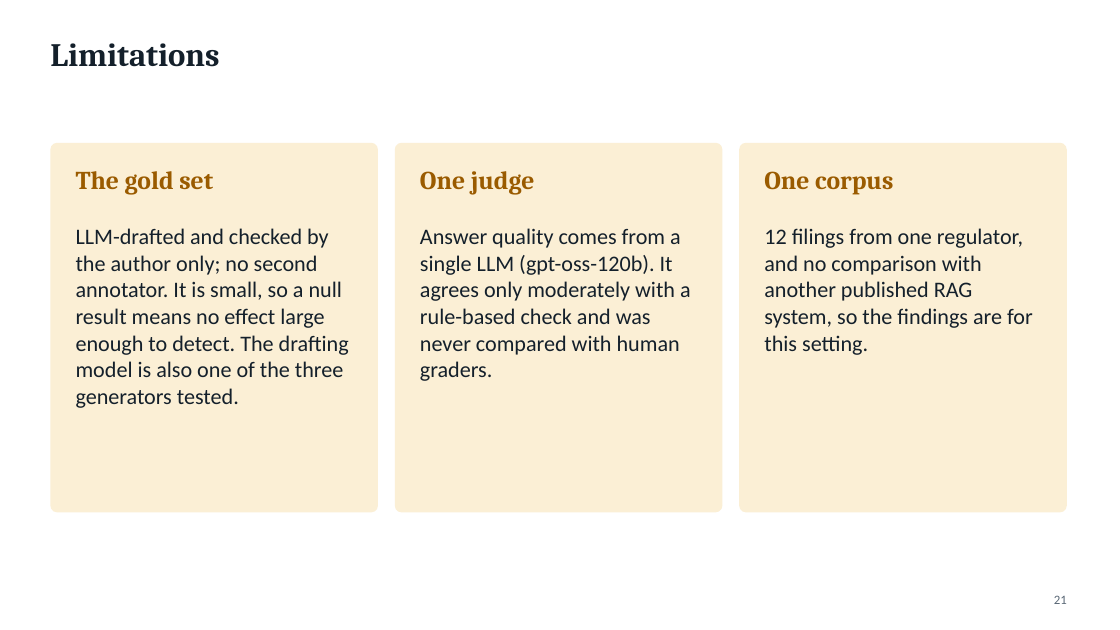
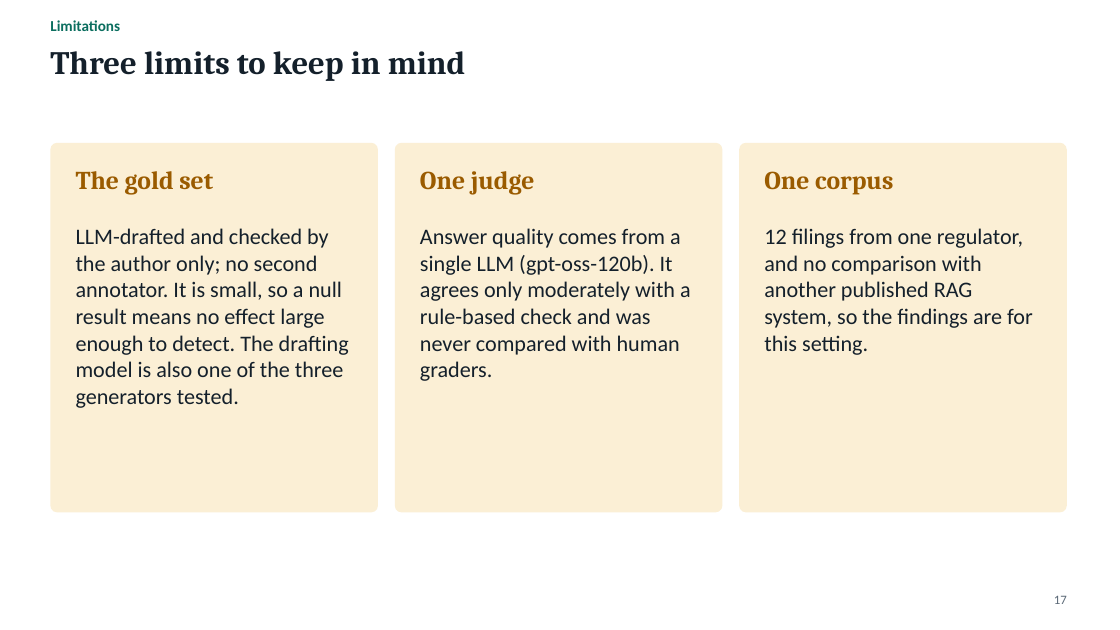
Before and after one commit to DarkkReaper007/RAG-for-financial-analysis, a slide deck: slide 17 of paper/slides.pptx (slide 21 before the commit). Drawn at 1120x630 pixels with LibreOffice and Linux fonts; fonts in the diff are those of the drawing. Boxes give left, top, right and bottom in pixels: in the first picture for what was removed or moved away, otherwise in the second. Text is boxed around its words. In the diff, an @@ line names an element or a change of style, - is before the commit and + after.

```diff
--- a/paper/slides.pptx
+++ b/paper/slides.pptx
@@ text "Limitations": place and size @@
-text "Limitations" at [50,43,219,67]
+text "Limitations" at [50,20,120,31]
@@ text "Limitations" at [50,20,120,31]: size 28 to 13 pt, font Cambria to Calibri, text colour #14202B to #0B6E5F @@
@@ text added at [50,51,465,81], 28 pt, text #14202B, bold @@
+Three limits to keep in mind
@@ text at [1054,596,1067,604]: text changed @@
-21
+17
```
Also in this commit, not shown: 20 other slides changed, 4 slides removed, 3 other files.
